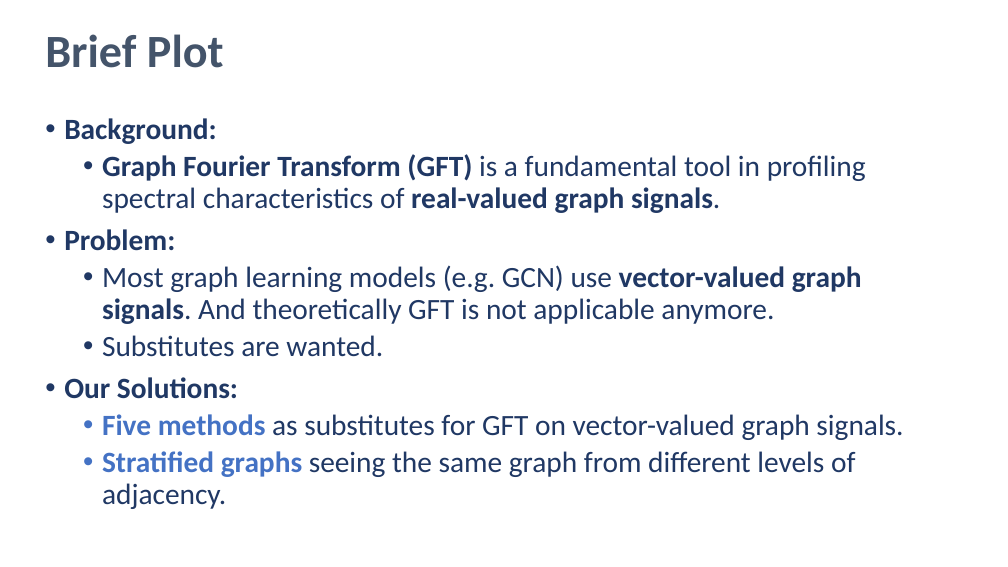
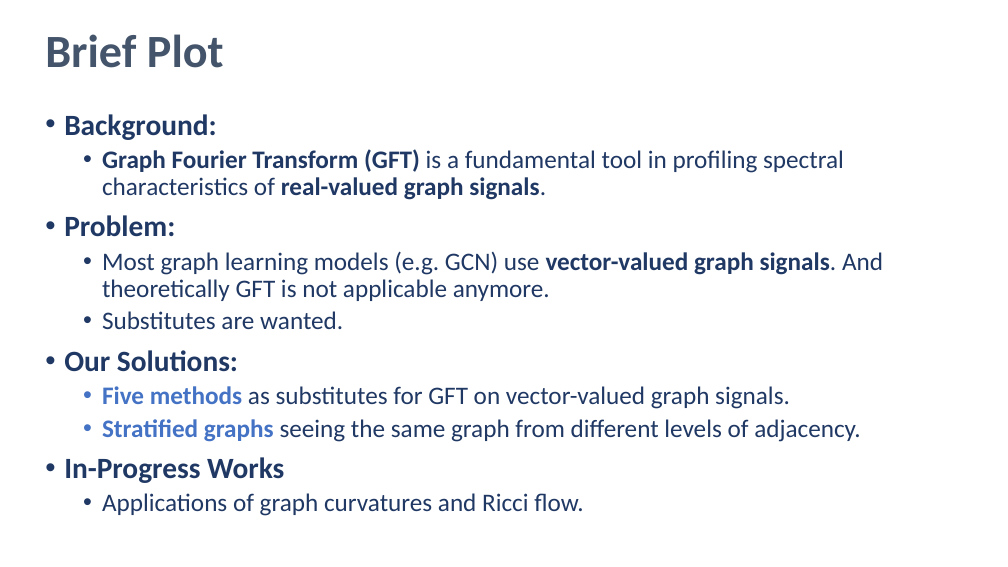
Before and after one commit to LeSaRDe/stratified_graph_spectra, a slide deck: slide 2 of stratified_graph_spectra.pptx. Drawn at 1008x567 pixels with LibreOffice and Linux fonts; fonts in the diff are those of the drawing. Boxes give left, top, right and bottom in pixels: in the first picture for what was removed or moved away, otherwise in the second. Text is boxed around its words. In the diff, an @@ line names an element or a change of style, - is before the commit and + after.

Commit message:
minor fix

```diff
--- a/stratified_graph_spectra.pptx
+++ b/stratified_graph_spectra.pptx
@@ text at (102, 149, 883, 442): size 28 to 24 pt in "Graph Fourier Transform (GFT) is a fundamental ...", "Most graph learning models (e.g. GCN) use ...", "Substitutes are wanted.", "Five methods as substitutes for GFT on ..." and 1 more places @@
@@ text at (64, 457, 583, 516): paragraphs added @@
+• In-Progress Works
+  • Applications of graph curvatures and Ricci flow.
```
Also in this commit, not shown: 1 other slide changed.
